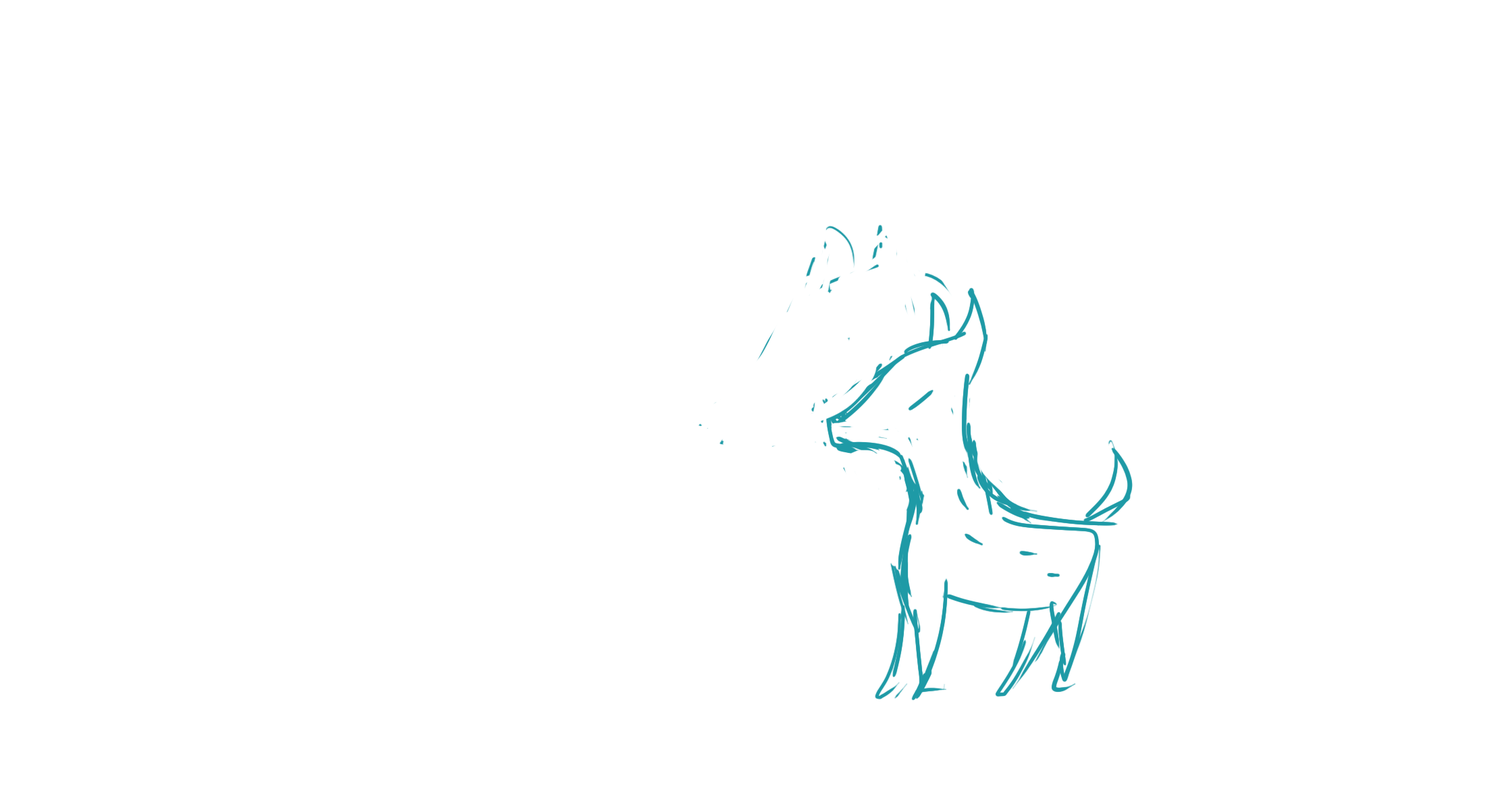
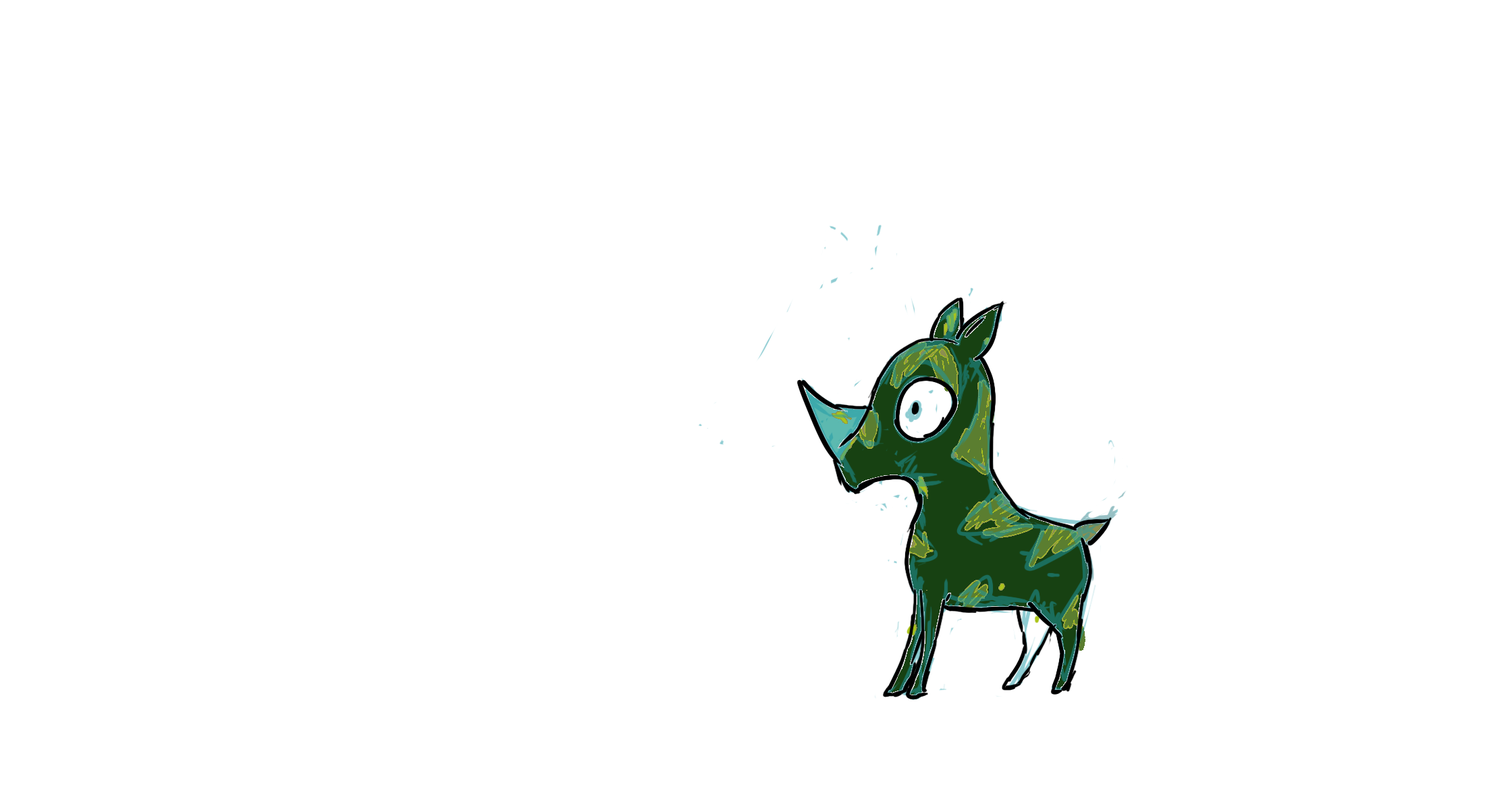
Layers edited between the first and the second w=1485, h=810 image:
added layer "Layer 6" above "Layer 5" over [796, 297, 1112, 701]
"Layer 5": opacity 100% → 50%, painted on it over [698, 224, 1134, 701]
added layer "Layer 6 copy" above "Layer 4" over [796, 297, 1112, 701]
